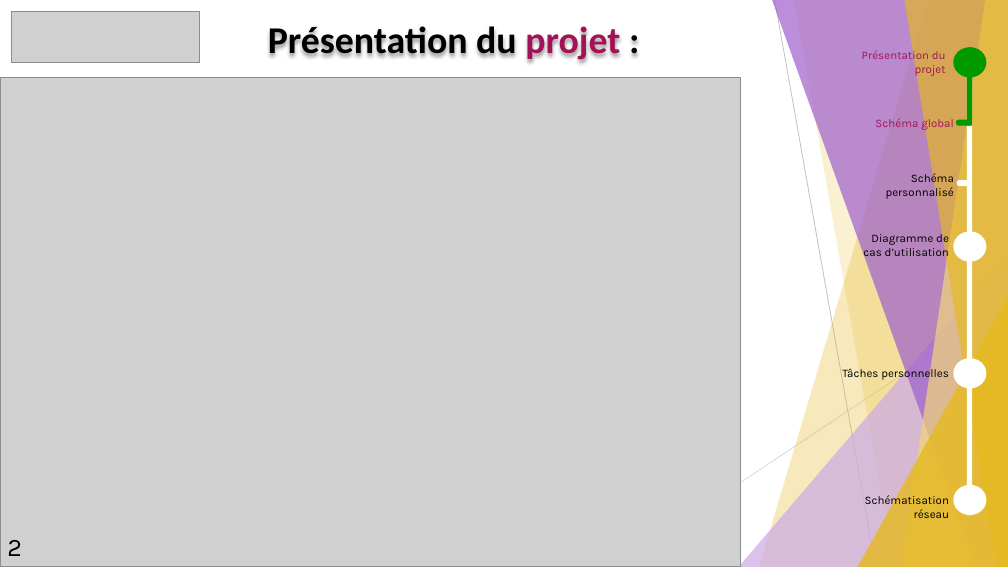
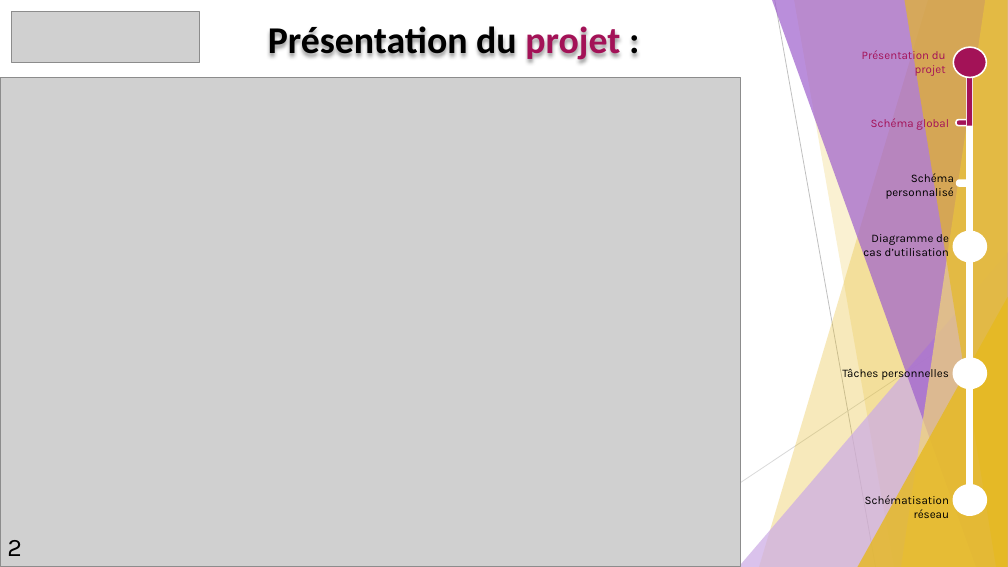
Before and after one commit to GuiguiMvn/Systeme-Escape-Game-Telethon, a slide deck: slide 3 of Nathan/Compte-rendus/REVUE-R1-GUIGAND-SFL6.pptx. Drawn at 1008x567 pixels with LibreOffice and Linux fonts; fonts in the diff are those of the drawing; grey boxes stand for pictures. Boxes give left, top, right and bottom in pixels: in the first picture for what was removed or moved away, otherwise in the second. Text is boxed around its words. In the diff, an @@ line names an element or a change of style, - is before the commit and + after.

```diff
--- a/Nathan/Compte-rendus/REVUE-R1-GUIGAND-SFL6.pptx
+++ b/Nathan/Compte-rendus/REVUE-R1-GUIGAND-SFL6.pptx
@@ ellipse at (954, 47, 987, 77): fill #009900 to #A31257; outline none to #FFFFFF 1.5 pt @@
@@ rectangle at (967, 52, 972, 126): fill #009900 to #A31257 @@
@@ rectangle at (967, 55, 972, 515): outline none to #FFFFFF 1.5 pt @@
@@ text "Schéma global": place and size @@
-text "Schéma global" at (875, 116, 954, 130)
+text "Schéma global" at (871, 116, 949, 130)
@@ pill shape at (956, 119, 972, 126): fill #009900 to #A31257; outline none to #FFFFFF 1.5 pt @@
```
Also in this commit, not shown: 5 other slides changed, 1 other file.
